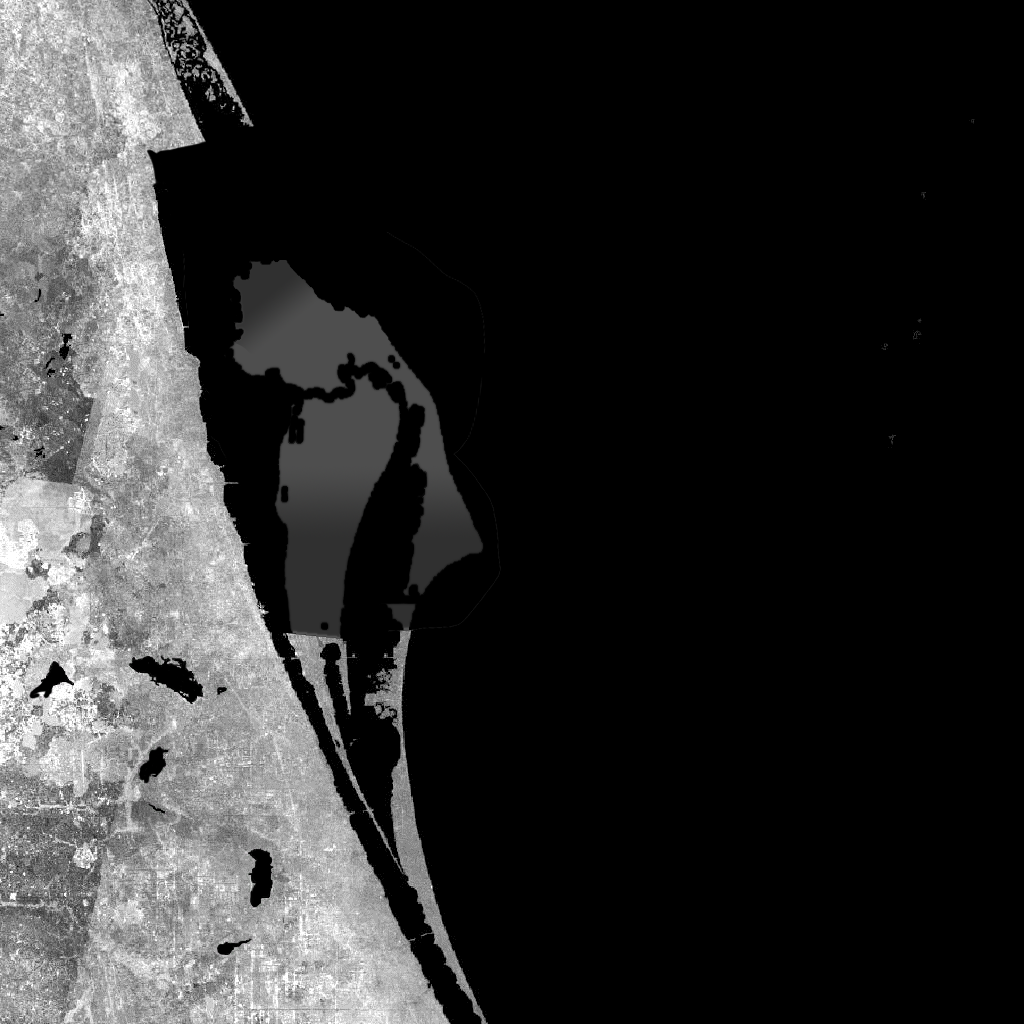
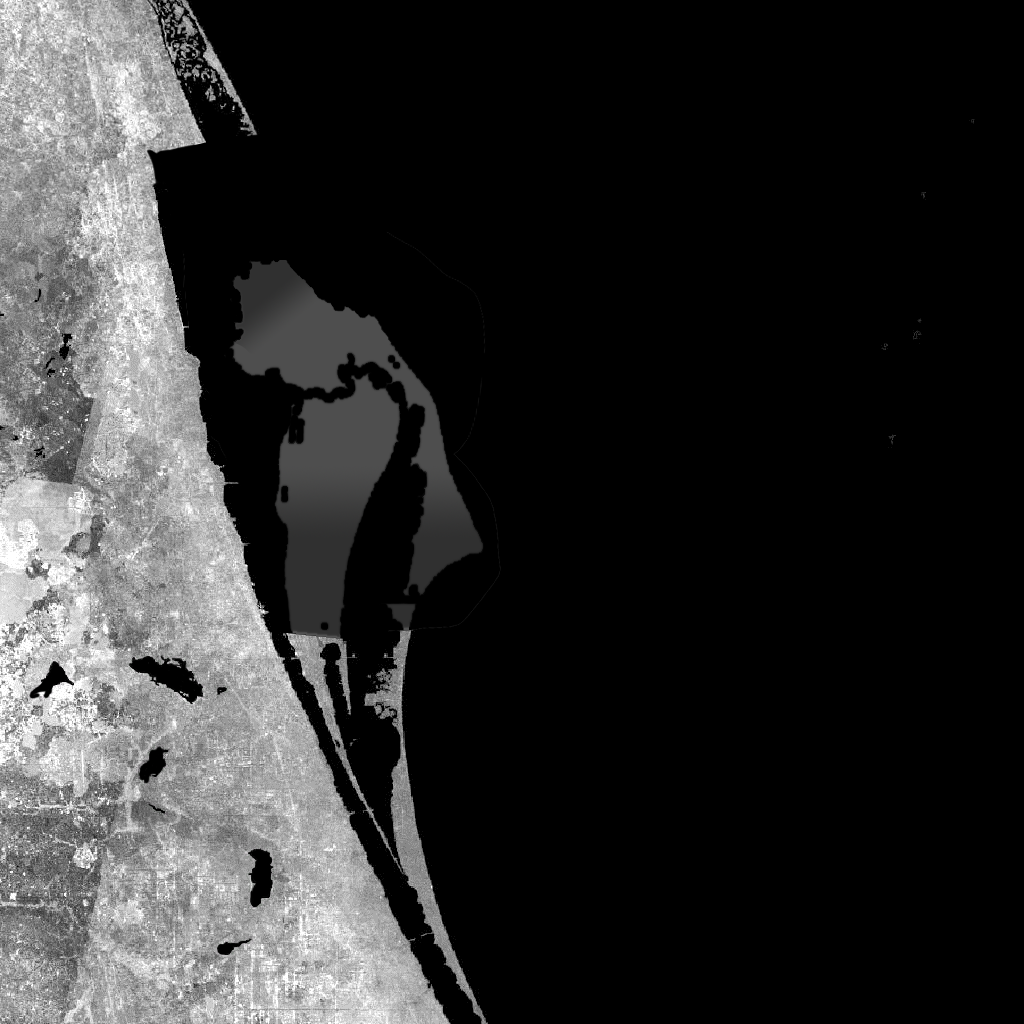
Layer changes from the first 1024px x 1024px image to the second:
painted on "Layer 12" over [193, 126, 260, 145]
